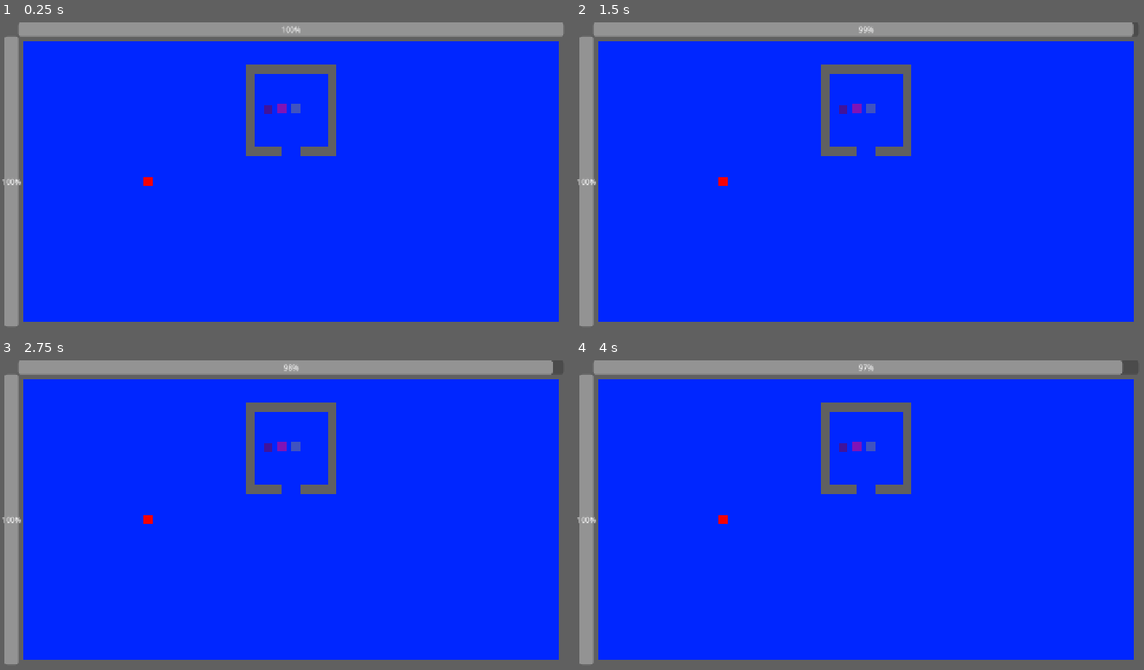
Above: before the commit, frames 1-4 (two rows, left to right).
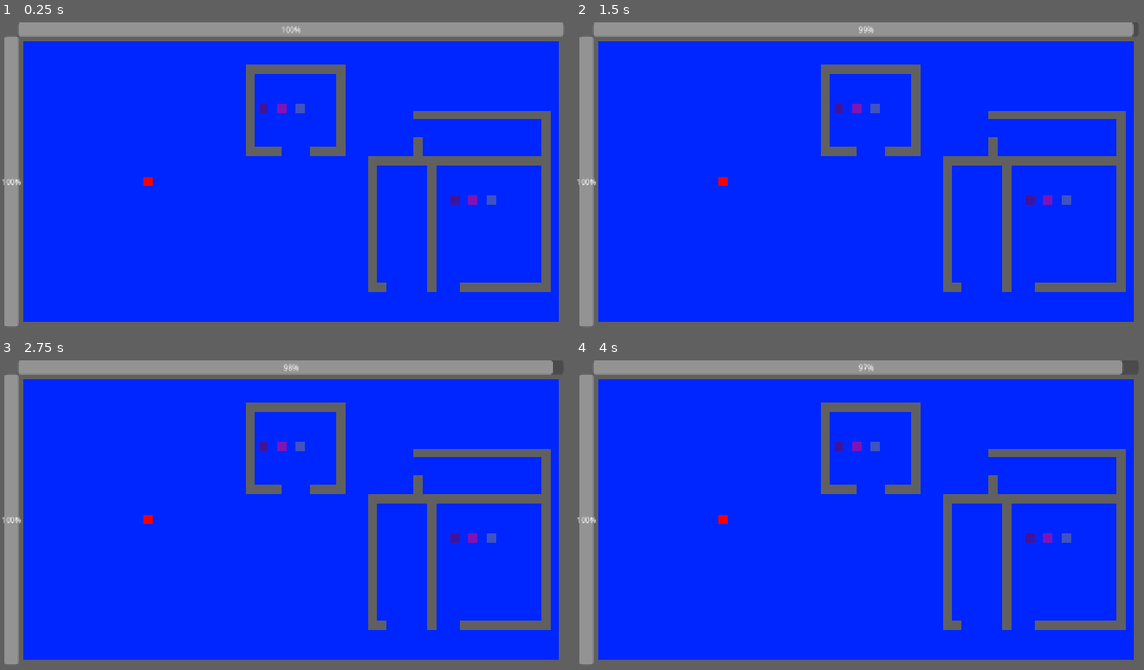
Above: after the commit, the same moments.

Repository: aduImperfect/GameHoarder
Game: Godot game, scene res://Scenes/main.tscn
The game is run twice, just before and just after one commit, with the same random seed, the same clock (stepped at 60 frames per second) and the same inputs.
Inputs:
- Up to frame 1 (0.25 s): no input
- Up to frame 2 (1.5 s): tap Enter at 0.5 s; tap Space at 1.25 s
- Up to frame 3 (2.75 s): tap Enter at 2 s
- Up to frame 4 (4 s): tap Space at 2.75 s; tap Enter at 3.5 s

The runs differ from the first frame. In frame 1, 5.4% of the frame differs, in the area x 45-97%, y 14-88%; in frame 2, 5.4%; in frame 3, 5.4%; in frame 4, 5.4%.

Commit message:
Multiple rooms and games having size, weight, and type along with amount added to them.

Diff:
--- a/game-hoarder/Levels/level1.tscn
+++ b/game-hoarder/Levels/level1.tscn
@@ -27,36 +27,100 @@
 position = Vector2(1280, 360)
 scale = Vector2(5, 45)
 
-[node name="Room1Wall1" parent="." unique_id=1778103436 instance=ExtResource("1_t21ke")]
-position = Vector2(640, 113)
+[node name="Room1" type="Node2D" parent="." unique_id=848667097]
+position = Vector2(650, 200)
+
+[node name="Room1Wall1" parent="Room1" unique_id=1778103436 instance=ExtResource("1_t21ke")]
+position = Vector2(10, -87)
 scale = Vector2(10, 1)
 
-[node name="Room1Wall2" parent="." unique_id=1990987105 instance=ExtResource("1_t21ke")]
-position = Vector2(731, 203.00002)
+[node name="Room1Wall2" parent="Room1" unique_id=1990987105 instance=ExtResource("1_t21ke")]
+position = Vector2(-100, 3)
 scale = Vector2(1, 10)
 
-[node name="Room1Wall3" parent="." unique_id=1729010553 instance=ExtResource("1_t21ke")]
-position = Vector2(550, 203.00002)
+[node name="Room1Wall3" parent="Room1" unique_id=1729010553 instance=ExtResource("1_t21ke")]
+position = Vector2(100, 3)
 scale = Vector2(1, 10)
 
-[node name="Room1Wall4" parent="." unique_id=808836464 instance=ExtResource("1_t21ke")]
-position = Vector2(580, 293)
+[node name="Room1Wall4" parent="Room1" unique_id=808836464 instance=ExtResource("1_t21ke")]
+position = Vector2(-70, 93)
 scale = Vector2(4, 1)
 
-[node name="Room1Wall5" parent="." unique_id=611981932 instance=ExtResource("1_t21ke")]
-position = Vector2(701, 293)
+[node name="Room1Wall5" parent="Room1" unique_id=611981932 instance=ExtResource("1_t21ke")]
+position = Vector2(70, 93)
 scale = Vector2(4, 1)
 
-[node name="Game1" parent="." unique_id=1587542141 instance=ExtResource("3_njhy2")]
-position = Vector2(590, 201)
+[node name="Room1Game1" parent="Room1" unique_id=1587542141 instance=ExtResource("3_njhy2")]
+position = Vector2(-70, 0)
 game_value = 125.0
+game_weight = 1
+game_size = 1
 
-[node name="Game2" parent="." unique_id=1365070008 instance=ExtResource("3_njhy2")]
-position = Vector2(620, 200)
+[node name="Room1Game2" parent="Room1" unique_id=1365070008 instance=ExtResource("3_njhy2")]
+position = Vector2(-30, 0)
 tex = ExtResource("4_m6f6w")
 game_value = 377.75
+game_type = 2
+game_weight = 5
+game_size = 3
 
-[node name="Game3" parent="." unique_id=916384252 instance=ExtResource("3_njhy2")]
-position = Vector2(650, 200)
+[node name="Room1Game3" parent="Room1" unique_id=916384252 instance=ExtResource("3_njhy2")]
+position = Vector2(10, 0)
 tex = ExtResource("5_m6f6w")
 game_value = 1040.99
+game_type = 1
+game_weight = 4
+game_size = 2
+
+[node name="Room2" type="Node2D" parent="." unique_id=133449234]
+position = Vector2(1000, 400)
+
+[node name="Room2Wall1" parent="Room2" unique_id=1484950119 instance=ExtResource("1_t21ke")]
+position = Vector2(10, -87)
+scale = Vector2(20, 1)
+
+[node name="Room2Wall2" parent="Room2" unique_id=713653898 instance=ExtResource("1_t21ke")]
+position = Vector2(-50, 53)
+scale = Vector2(1, 15)
+
+[node name="Room2Wall3" parent="Room2" unique_id=640304931 instance=ExtResource("1_t21ke")]
+position = Vector2(200, 3)
+scale = Vector2(1, 20)
+
+[node name="Room2Wall4" parent="Room2" unique_id=811621582 instance=ExtResource("1_t21ke")]
+position = Vector2(-170, 193)
+scale = Vector2(2, 1)
+
+[node name="Room2Wall5" parent="Room2" unique_id=1744817811 instance=ExtResource("1_t21ke")]
+position = Vector2(110, 193)
+scale = Vector2(10, 1)
+
+[node name="Room2Wall6" parent="Room2" unique_id=834024231 instance=ExtResource("1_t21ke")]
+position = Vector2(-180, 53)
+scale = Vector2(1, 15)
+
+[node name="Room2Wall7" parent="Room2" unique_id=1822952109 instance=ExtResource("1_t21ke")]
+position = Vector2(59.99994, -187)
+scale = Vector2(15, 1)
+
+[node name="Room2Wall8" parent="Room2" unique_id=1302896966 instance=ExtResource("1_t21ke")]
+position = Vector2(-80, -107.00003)
+scale = Vector2(1, 3)
+
+[node name="Room2Game1" parent="Room2" unique_id=1848901543 instance=ExtResource("3_njhy2")]
+game_value = 125.0
+game_weight = 1
+
+[node name="Room2Game2" parent="Room2" unique_id=1526721796 instance=ExtResource("3_njhy2")]
+position = Vector2(40, 0)
+tex = ExtResource("4_m6f6w")
+game_value = 377.75
+game_type = 2
+game_weight = 5
+
+[node name="Room2Game3" parent="Room2" unique_id=616287744 instance=ExtResource("3_njhy2")]
+position = Vector2(80, 0)
+tex = ExtResource("5_m6f6w")
+game_value = 1040.99
+game_type = 1
+game_weight = 4
--- a/game-hoarder/Scripts/game.gd
+++ b/game-hoarder/Scripts/game.gd
@@ -4,6 +4,9 @@
 @export var is_collected : bool
 @export var is_displayed : bool
 @export var game_value : float
+@export var game_type : Game_Stats.G_Type
+@export var game_weight : Game_Stats.G_Weight
+@export var game_size : Game_Stats.G_Size
 
 # Called when the node enters the scene tree for the first time.
 func _ready() -> void:
--- /dev/null
+++ b/game-hoarder/Scripts/game_stats.gd
@@ -0,0 +1,7 @@
+extends Node
+
+class_name Game_Stats
+
+enum G_Type { Social_Deduction, TTRPG, Strategy, Family }
+enum G_Size { Small, Medium, Average, Large }
+enum G_Weight { Very_Low, Low, Alright, Medium, Average, Heavy }
--- a/game-hoarder/Scripts/player.gd
+++ b/game-hoarder/Scripts/player.gd
@@ -6,6 +6,7 @@
 @export var is_moving : bool = false
 static var try_collecting : bool = false
 static var collectedgames : Array[Node2D]
+
 
 # Called when the node enters the scene tree for the first time.
 func _ready() -> void:
Not shown, added: game-hoarder/Scripts/game_stats.gd.uid
